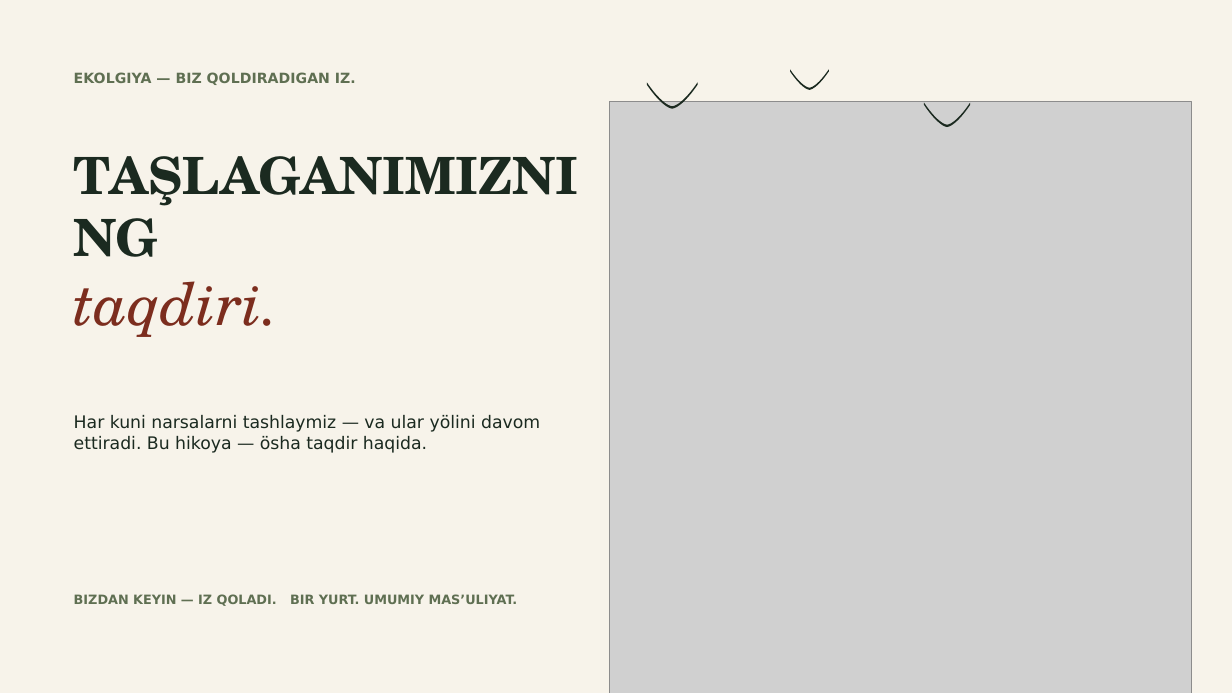
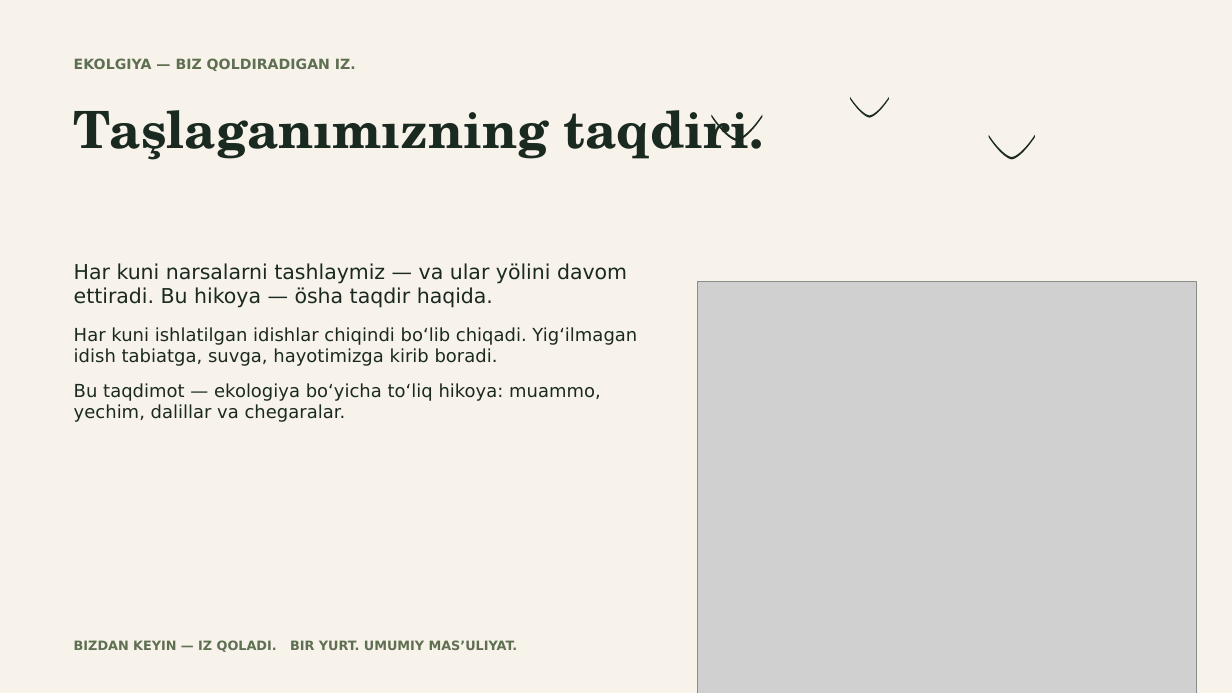
Before and after one commit to jasur-ai/brag, a slide deck: slide 1 of ekologiya-taqdimot.pptx. Drawn at 1232x693 pixels with LibreOffice and Linux fonts; fonts in the diff are those of the drawing; grey boxes stand for pictures. Boxes give left, top, right and bottom in pixels: in the first picture for what was removed or moved away, otherwise in the second. Text is boxed around its words. In the diff, an @@ line names an element or a change of style, - is before the commit and + after.

```diff
--- a/ekologiya-taqdimot.pptx
+++ b/ekologiya-taqdimot.pptx
@@ text "EKOLGIYA — BIZ QOLDIRADIGAN IZ.": place and size @@
-text "EKOLGIYA — BIZ QOLDIRADIGAN IZ." at box(74, 72, 356, 85)
+text "EKOLGIYA — BIZ QOLDIRADIGAN IZ." at box(74, 58, 356, 71)
@@ text at box(74, 110, 764, 160): text changed @@
-TAŞLAGANIMIZNING
-taqdiri.
+Taşlaganımızning taqdiri.
@@ freeform shape: place and size @@
-freeform shape at box(647, 82, 698, 109)
+freeform shape at box(712, 115, 762, 141)
@@ freeform shape: place and size @@
-freeform shape at box(790, 69, 829, 90)
+freeform shape at box(850, 97, 889, 117)
@@ freeform shape: place and size @@
-freeform shape at box(924, 103, 970, 128)
+freeform shape at box(989, 135, 1035, 160)
@@ text "Har kuni narsalarni tashlaymiz — ...": place and size @@
-text "Har kuni narsalarni tashlaymiz — ..." at box(74, 415, 540, 453)
+text "Har kuni narsalarni tashlaymiz — ..." at box(74, 263, 637, 422)
@@ text at box(74, 263, 627, 308): size 13.5 to 16 pt in "Har kuni narsalarni tashlaymiz — va ular ..."; more space between paragraphs @@
@@ picture: place and size @@
-picture at box(610, 102, 1192, 693)
+picture at box(698, 282, 1197, 693)
@@ text at box(74, 327, 637, 422): paragraphs added @@
+Har kuni ishlatilgan idishlar chiqindi bo‘lib chiqadi. Yig‘ilmagan idish tabiatga, suvga, hayotimizga kirib boradi.
+Bu taqdimot — ekologiya bo‘yicha to‘liq hikoya: muammo, yechim, dalillar va chegaralar.
@@ text "BIZDAN KEYIN — IZ QOLADI. ...": place and size @@
-text "BIZDAN KEYIN — IZ QOLADI. ..." at box(74, 594, 518, 606)
+text "BIZDAN KEYIN — IZ QOLADI. ..." at box(74, 640, 518, 652)
```
Also in this commit, not shown: 7 other slides changed, 4 slides added, 6 slides removed.
